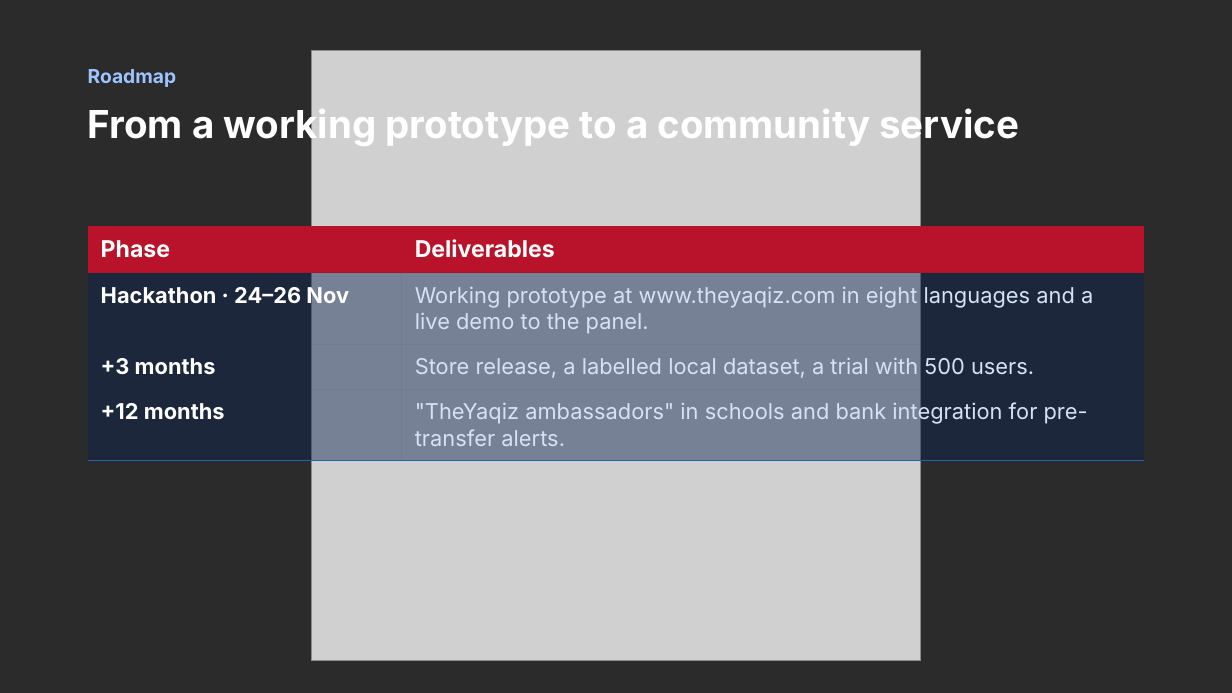
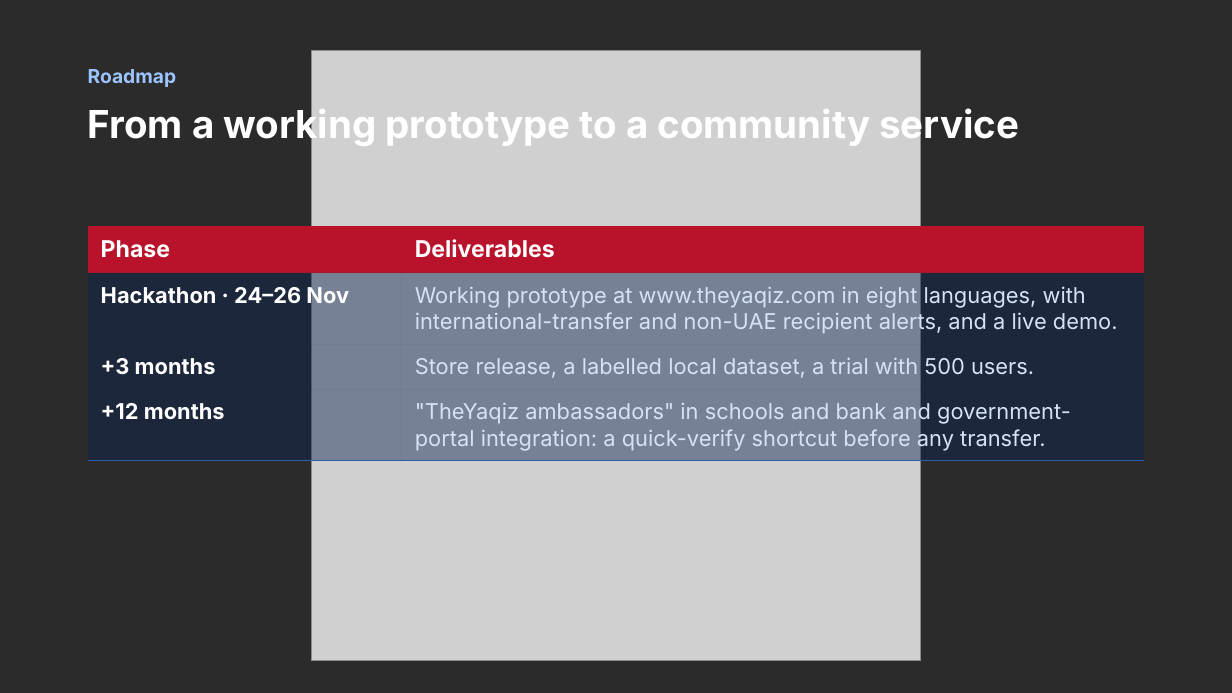
Before and after one commit to Heavy70/TheYaqiz, a slide deck: slide 13 of docs/TheYaqiz-Presentation-EN-AR.pptx. Drawn at 1232x693 pixels with LibreOffice and Linux fonts; fonts in the diff are those of the drawing; grey boxes stand for pictures; background and template pictures are left out; a plain dark background stands for a picture behind light text. Boxes give left, top, right and bottom in pixels: in the first picture for what was removed or moved away, otherwise in the second. Text is boxed around its words. In the diff, an @@ line names an element or a change of style, - is before the commit and + after.

Commit message:
v48: international transfer and non-UAE recipient alerts, roadmap slides

```diff
--- a/docs/TheYaqiz-Presentation-EN-AR.pptx
+++ b/docs/TheYaqiz-Presentation-EN-AR.pptx
@@ table at (x1=88, y1=226, x2=1144, y2=530) @@
-row 2, column 2: Working prototype at www.theyaqiz.com in eight languages and a live demo to the panel.
+row 2, column 2: Working prototype at www.theyaqiz.com in eight languages, with international-transfer and non-UAE recipient alerts, and a live demo.
@@ row 4, column 2: ""TheYaqiz ambassadors" in schools and bank integration for pre-transfer alerts." to ""TheYaqiz ambassadors" in schools and bank and government-portal integration: a quick-verify shortcut before any transfer." @@
```
Also in this commit, not shown: 1 other slide changed, 8 other files.
